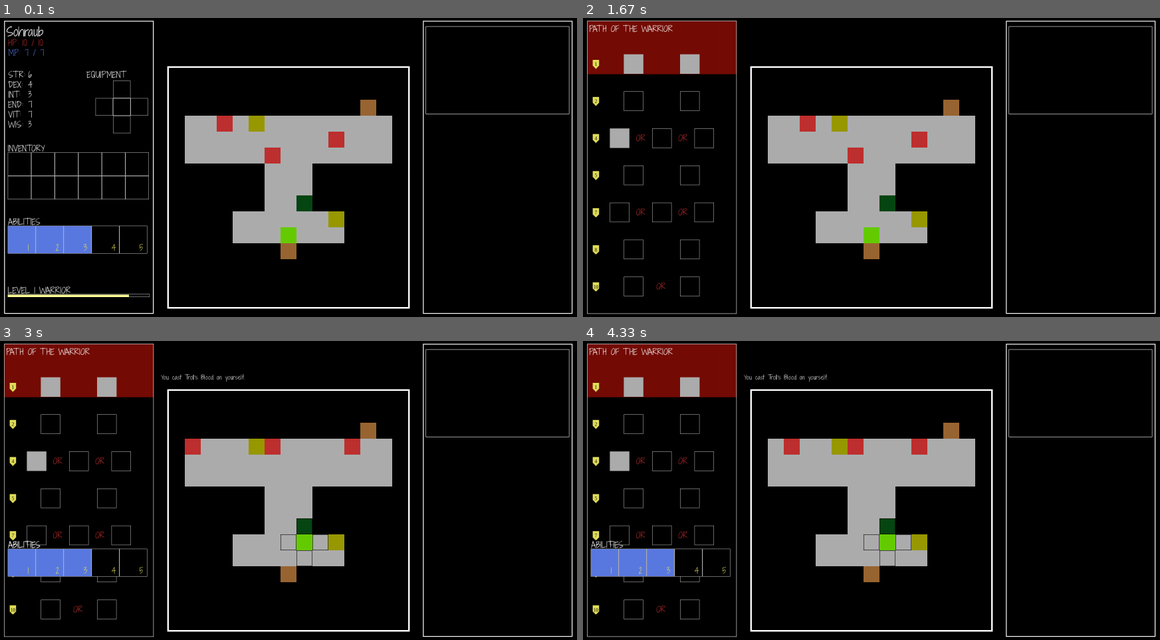
Above: before the commit, frames 1-4 (two rows, left to right).
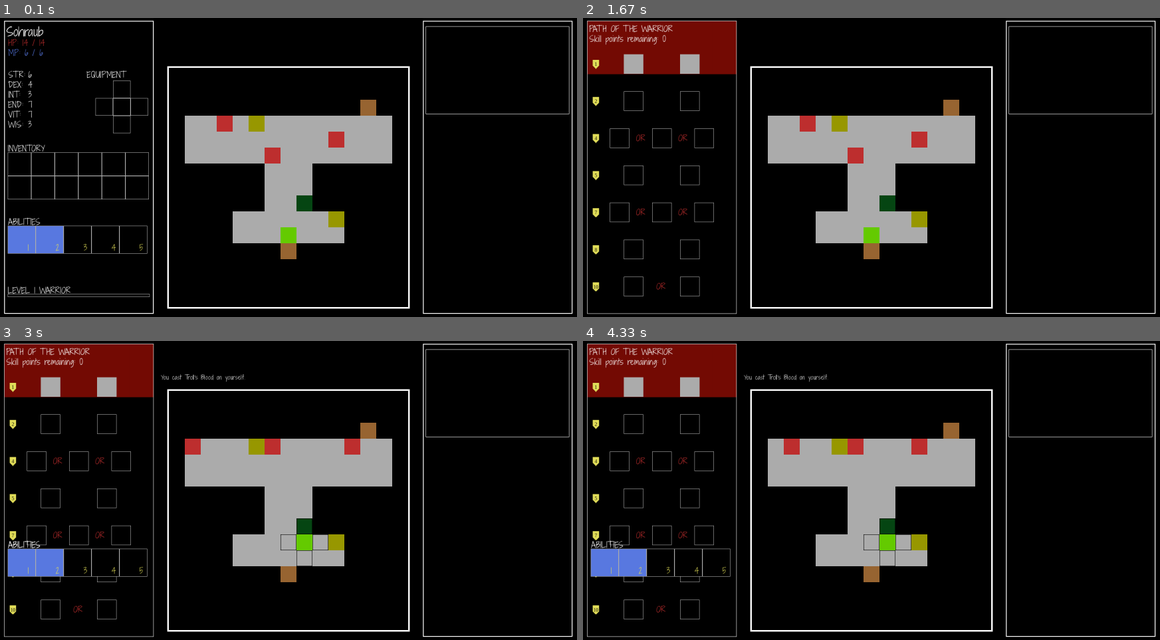
Above: after the commit, the same moments.

Repository: sohraub/untitled_pygame
Game: pygame game, started from main.py
The game is run twice, just before and just after one commit, with the same random seed, the same clock (stepped at 60 frames per second) and the same inputs.
Inputs (mouse positions are in pixels of both pictures, inside the frame that each line leads up to):
- Up to frame 1 (0.1 s): no input
- Up to frame 2 (1.67 s): tap 1 at 0.33 s; click (663, 167) at 0.72 s; tap T at 1 s; click (663, 167) at 1.38 s
- Up to frame 3 (3 s): hold Right 1.67-2.13 s; tap 2 at 1.82 s; click (305, 559) at 2.27 s; hold Up 2.5-2.85 s; tap 1 at 2.65 s; move the mouse to (103, 559) at 2.88 s
- Up to frame 4 (4.33 s): click (686, 559) at 3.07 s; hold Right 3.38-3.85 s; tap T at 3.53 s; hold Left from 3.88 s (still down); tap 1 at 4.03 s

The runs differ from the first frame. In frame 1, 0.7% of the frame differs, in the area x 1-23%, y 6-94%; in frame 2, 0.4%; in frame 3, 0.8%, in the area x 1-16%, y 5-79%; in frame 4, 0.8%.

Commit message:
skill tree is up and functional, still need to add logic for levelling up skills but that will be a new branch

Diff:
--- a/game.py
+++ b/game.py
@@ -110,7 +110,7 @@
         # Player.gain_experience() evaluates to True if the Player has leveled up. If so, the call the
         # handle_player_level_up method in the player panel.
         if player_leveled_up:
-            self.player_panel.level_up_points += 2
+            self.player_panel.level_up()
             self.console.update(f"{self.player.name} has reached level {self.player.level}.")
         self.player_panel.refresh_player_panel()
 
@@ -215,8 +215,12 @@
         if ability_index is None:
             ability_index = self.player_panel.get_tooltip_index(element='abilities')
         ability = self.player.active_abilities[ability_index]
-        if ability.turns_left > 0 or ability.mp_cost > self.player.mp[0]:
-            # This ability is still on cooldown or the player does not have enough mana, so do nothing
+        # Return False if the ability is still on cooldown or player doesn't have enough MP
+        if ability.turns_left > 0:
+            self.console.update('That ability is still on cooldown!')
+            return False
+        elif ability.mp_cost > self.player.mp[0]:
+            self.console.update('Not enough MP to use that ability!')
             return False
         targets = self.get_targets(ability)
         self.load_game_board()  # Refresh game board to get rid of targeting render
@@ -345,6 +349,12 @@
         # If a tooltip focus window is active, means a player has clicked on something that might have
         # a function when clicked.
         action_taken = False
+        if self.player_panel.skill_tree_displaying and self.player_panel.panel_rect.collidepoint(mouse_pos):
+            # If the skill tree is active and the mouse is on the player panel, then we assume that the player is
+            # trying to allocate skill points
+            self.player_panel.handle_skill_point_allocation()
+
+
         if self.player_panel.tooltip_focus is not None:
             # If the user has clicked on the inventory with the tooltip window active, we check if the mouse
             # is on the inventory, implying that an item was clicked.
--- a/game_elements/classes/warrior.py
+++ b/game_elements/classes/warrior.py
@@ -86,7 +86,7 @@
 leap_slam = Ability(name='Leap Slam', mp_cost=4,
                     description='Leap towards a targeted space, damaging and knocking back all adjacent enemies',
                     active=True, targeting_function=board_renderer.highlight_radius_with_splash_target,
-                    targeting_function_params={'radius': 4}, function=leap_slam_func, level=1, cooldown=10,
+                    targeting_function_params={'radius': 4}, function=leap_slam_func, level=0, cooldown=10,
                     save_target=True, multi_target=[(1, 0), (0, 1), (-1, 0), (0, -1)])
 
 
@@ -124,20 +124,23 @@
             'name': 'Leap Slam',
             'ability': leap_slam,
             'level_prereq': 4,
-            'skill_level': 1
+            'skill_level': 0,
+            'disabled': False
 
         },
         {
             'name': '',
             'ability': '',
             'level_prereq': 4,
-            'skill_level': 0
+            'skill_level': 0,
+            'disabled': False
         },
         {
             'name': '',
             'ability': '',
             'level_prereq': 4,
-            'skill_level': 0
+            'skill_level': 0,
+            'disabled': False
         }
     ],
     "passive_2": [
@@ -159,19 +162,22 @@
             'name': '',
             'ability': '',
             'level_prereq': 7,
-            'skill_level': 0
+            'skill_level': 0,
+            'disabled': False
         },
         {
             'name': '',
             'ability': '',
             'level_prereq': 7,
-            'skill_level': 0
+            'skill_level': 0,
+            'disabled': False
         },
         {
             'name': '',
             'ability': '',
             'level_prereq': 7,
-            'skill_level': 0
+            'skill_level': 0,
+            'disabled': False
         }
     ],
     "passive_3": [
@@ -193,13 +199,15 @@
             'name': '',
             'ability': '',
             'level_prereq': 10,
-            'skill_level': 0
+            'skill_level': 0,
+            'disabled': False
         },
         {
             'name': '',
             'ability': '',
             'level_prereq': 10,
-            'skill_level': 0
+            'skill_level': 0,
+            'disabled': False
         }
     ]
 }
@@ -214,7 +222,7 @@
         'vit': 7,
         'wis': 3
     },
-    'active_abilities': [copy.copy(x) for x in [heavy_strike, trolls_blood, leap_slam]],
-    'passive_abilities': [],
+    'hp': [14, 14],
+    'mp': [6, 6, 0],
     'skill_tree': SKILL_TREE
 }
--- a/game_elements/player.py
+++ b/game_elements/player.py
@@ -8,8 +8,8 @@
 
 
 class Player(Character):
-    def __init__(self, name='default', x=0, y=0, hp=None, mp=None, attributes=None, status=None, inventory=None,
-                 equipment=None, condition=None, active_abilities=None, passive_abilities=None, level=1,
+    def __init__(self, name='Sohraub', x=0, y=0, status=None, inventory=None,
+                 equipment=None, condition=None, level=1,
                  experience=None, profession="warrior", skill_tree=warrior_config['skill_tree']):
         """
         The Player object which will be the user's avatar as they navigate the world, an extension of the Character
@@ -34,7 +34,9 @@
         :off_rating: An int which represents the player's total offensive rating after factoring equipment bonuses
         :def_rating: Similar to off_rating, but for defense.
         """
-        super().__init__(name, x, y, hp, mp, attributes, status)
+        profession_config = profession_string_map[profession]
+        super().__init__(name, x, y, profession_config['hp'], profession_config['mp'],
+                         profession_config['starting_attributes'], status)
         self.inventory = inventory if inventory is not None else list()
         self.equipment = equipment if equipment is not None else {
             'head': None,
@@ -43,6 +45,7 @@
             'hands': None,
             'feet': None
         }
+        self.profession = profession
         self.off_rating = 0
         self.def_rating = 0
         self.update_off_def_ratings()
@@ -51,12 +54,12 @@
             'hungry': [100, 100, 0],
             'thirsty': [100, 100, 0]
         }
-        self.active_abilities = active_abilities if active_abilities is not None else list()
-        self.passive_abilities = passive_abilities if passive_abilities is not None else list()
+        self.active_abilities = list()
+        self.passive_abilities = list()
+        self.skill_tree = skill_tree
+        self.set_abilities_from_skill_tree()
         self.level = level
         self.experience = experience if experience is not None else [0, 20]
-        self.profession = profession
-        self.skill_tree = skill_tree
         self.fatigued = 0
         # Here we create a mapping for all of the basic movements, so that they can all be called from one function.
         # The keys in this dict are a tuple of (method, parameter), which are called together in the perform_movement()
@@ -263,6 +266,8 @@
         """
         exp_overflow = exp_gained - (self.experience[1] - self.experience[0])
         self.level += 1
+        self.hp[0] = self.hp[1]
+        self.mp[0] = self.mp[1]
         self.experience[1] = level_to_max_exp_map.get(self.level, 100000)
         if exp_overflow > self.experience[1]:  # Handles the case when a player can gain multiple levels from one kill.
             self.level_up(exp_overflow)
@@ -283,39 +288,14 @@
 
         return refresh_necessary
 
-
-def load_player_from_json(filename):
-    """Function to initialize a Player object from a JSON file."""
-    with open(filename, 'r') as f:
-        character = json.load(f)
-
-    profession = character.get('profession', 'warrior')
-    attributes = None
-    active_abilities = None
-    passive_abilities = None
-    if character.get('attributes', None) is None:
-        attributes = profession_string_map[profession]['starting_attributes']
-    if character.get('active_abilities', None) is None:
-        active_abilities = profession_string_map[profession]['active_abilities']
-    if character.get('passive_abilities', None) is None:
-        passive_abilities = profession_string_map[profession]['passive_abilities']
-
-    player = Player(
-        name=character.get('name', 'TEST'),
-        hp=character.get('hp', None),
-        mp=character.get('mp', None),
-        profession=profession,
-        active_abilities=active_abilities,
-        passive_abilities=passive_abilities,
-        attributes=attributes,
-        status=character.get('status', None),
-        condition=character.get('condition', None),
-        inventory=character.get('inventory', None),
-        equipment=character.get('equipment', None),
-        experience=character.get('experience', None)
-    )
-
-    return player
+    def set_abilities_from_skill_tree(self):
+        """Sets the players passive and active abilities based off the values in the skill tree dict."""
+        self.active_abilities = list()
+        for tree_level in self.skill_tree:
+            for ability_entry in self.skill_tree[tree_level]:
+                if ability_entry['skill_level'] > 0:
+                    if tree_level[:6] == 'active':
+                        self.active_abilities.append(ability_entry['ability'])
 
 
 level_to_max_exp_map = {
--- a/main.py
+++ b/main.py
@@ -3,7 +3,7 @@
 from game import Game
 from console import Console
 from game_elements.board import Board
-from game_elements.player import Player, load_player_from_json
+from game_elements.player import Player
 
 
 """
@@ -18,7 +18,7 @@
 
 def main_game():
     """Loads the main game."""
-    game = Game(console=Console(), player=load_player_from_json(".\\saves\\first.json"), board=Board(tier=1))
+    game = Game(console=Console(), player=Player(), board=Board(tier=1))
     run = True
     game.draw_window()
     game.console.refresh_console()
--- a/player_panel.py
+++ b/player_panel.py
@@ -98,7 +98,9 @@
 
     def refresh_abilities(self):
         """Refresh the displayed abilities."""
-        self.ability_tiles, _ = player_panel_renderer.draw_active_abilities(self.player_dict['active_abilities'], refresh=True)
+        self.ability_tiles, _ = player_panel_renderer.draw_active_abilities(self.player_dict['active_abilities'],
+                                                                            refresh=True,
+                                                                            skill_points=self.skill_tree.skill_points)
 
     def refresh_equipment(self):
         """Refresh the displayed inventory, as well as reset self.equipment_tiles base on occupied equipment slots."""
@@ -133,7 +135,7 @@
             # if self.conditions_rect.collidepoint(mouse_pos) and not self.tooltip_focus:
             #     self.handle_conditions_mouseover()
         if self.tooltip_focus is not None and not self.tooltip_focus.collidepoint(mouse_pos):
-            # This condition checks if an item info window is still displaying even if the mouse is no longer
+            # This condition checks if an info tooltip is still displaying even if the mouse is no longer
             # on that item, and if so, refreshes the inventory to get rid of the item info
             self.refresh_player_panel()
             self.tooltip_focus = None
@@ -283,11 +285,22 @@
 
         raise Exception('Incompatible element passed into get_tooltip_index() method of player_panel.')
 
+    def level_up(self):
+        self.level_up_points += 2
+        self.skill_tree.skill_points += 1
+
     def display_skill_tree(self):
         """
         Method that calls necessary rendering functions to display the player's skill tree in the player panel.
         """
         self.skill_tree_displaying = True
-        self.skill_tree.initialize_skill_tree(self.player_dict['active_abilities'],
-                                              self.player_dict['passive_abilities'], self.player_dict['profession'],
-                                              self.player_dict['skill_tree'], self.player_dict['level'])
+        self.skill_tree.render_skill_tree()
+
+    def handle_skill_point_allocation(self):
+        """
+        Calls methods to handle skill point allocation in SkillTreeController, and updates the players abilities
+        accordingly.
+        """
+        changes_made = self.skill_tree.allocate_skill_points()  # This function returns a boolean
+        if changes_made:
+            self.player.set_abilities_from_skill_tree()
--- a/rendering/player_panel_renderer.py
+++ b/rendering/player_panel_renderer.py
@@ -64,10 +64,11 @@
     return panel_rect
 
 
-def draw_active_abilities(abilities, refresh=False):
+def draw_active_abilities(abilities, refresh=False, skill_points=0):
     """
     Renders the player's active abilities. If the ability is on cooldown, fill it with a darker color and also
-    draw the number of turns left in the cooldown on the tile.
+    draw the number of turns left in the cooldown on the tile. If skill_points > 0, then draw a message telling
+    the player that they have skill points to spend.
     """
     abilities_rect = pg.Rect(ABILITIES_TOP_LEFT_X, ABILITIES_TOP_LEFT_Y, ABILITY_TILE_LENGTH * 5, ABILITY_TILE_LENGTH)
     if refresh:
@@ -88,6 +89,12 @@
         ability_number = FONT_20.render(str(i + 1), 1, colors.YELLOW)
         MAIN_WINDOW.blit(ability_number, (ABILITIES_TOP_LEFT_X + (1 + i) * ABILITY_TILE_LENGTH - 20,
                                           ABILITIES_TOP_LEFT_Y + ABILITY_TILE_LENGTH - 30))
+
+    if skill_points > 0:
+        skill_point_message = FONT_20.render(f"{skill_points} unspent skill point{'s' if skill_points > 1 else ''}, "
+                                             f"press T to allocate", 1,
+                                             colors.YELLOW)
+        MAIN_WINDOW.blit(skill_point_message, (ABILITIES_TOP_LEFT_X, ABILITIES_TOP_LEFT_Y + 1.1 * ABILITY_TILE_LENGTH))
 
     return ability_tiles, abilities_rect
 
@@ -497,7 +504,10 @@
         top_left_x = mouse_pos[0] - ITEM_TOOLTIP_LENGTH
     else:
         top_left_x = mouse_pos[0]
-    top_left_y = mouse_pos[1] - (1.5 * ITEM_TOOLTIP_HEIGHT)
+    if mouse_pos[1] > PANEL_TOP_LEFT_Y + int(SIDE_PANEL_HEIGHT / 2):
+        top_left_y = mouse_pos[1] - (1.5 * ITEM_TOOLTIP_HEIGHT)
+    else:
+        top_left_y = mouse_pos[1]
     window_body = ability['description'] + ['----', f'Level: {ability["level"]}', f'Cooldown: {ability["cooldown"]}',
                                             f'MP Cost: {ability["mp_cost"]}']
     if player_mp is not None:
--- a/rendering/skill_tree_renderer.py
+++ b/rendering/skill_tree_renderer.py
@@ -8,7 +8,7 @@
 
 
 
-def draw_skill_tree(active_abilities, passive_abilities, profession, skill_tree, player_level):
+def draw_skill_tree(active_abilities, passive_abilities, skill_tree, profession, player_level, skill_points):
     """
     Draws the character's skill tree in the player panel. Skill trees will be made of 7 layers, each layer alternating
     between active and passive skills. Extra rendering logic is added to the layers with active abilities after the
@@ -20,6 +20,7 @@
     TODO: Do we need the two above lists? Can all the info we need just be gleaned from the skill tree?
     :param profession: String, the Player's profession
     :param skill_tree: Nested dict of the Player's skill tree
+    :param skill_points: Int, number of skill points the player has to allocate
     :return: rect_map, a dict that has as keys the name of the tree level and index in the level, and it's value is the
              corresponding rect. E.g., the entry for the 2nd skill in the active_2 row would have the entry:
                 ('active_2', 1) : pg.Rect(...)
@@ -34,6 +35,8 @@
     # Render the title of the skill tree, PATH OF THE {profession}
     skill_tree_title = FONT_20.render(f'PATH OF THE {profession.upper()}', 1, colors.WHITE)
     MAIN_WINDOW.blit(skill_tree_title, (PANEL_TOP_LEFT_X + 5, PANEL_TOP_LEFT_Y + 5))
+    points_remaining = FONT_20.render(f'Skill points remaining: {skill_points}', 1, colors.WHITE)
+    MAIN_WINDOW.blit(points_remaining, (PANEL_TOP_LEFT_X + 5, PANEL_TOP_LEFT_Y + 30))
     rect_map = dict()
     for tree_level, level_name in enumerate(skill_tree):
         num_skills_in_row = len(skill_tree[level_name])
@@ -95,4 +98,9 @@
 
 
 def draw_ability_details_in_skill_tree(ability):
+    """
+    Draws tooltips in the skill tree displaying info for the ability currently being moused over. Position of the
+    window depends on the mouse location, e.g. if the mouse is on the top half of the screen, then display the window
+    downwards, or if the mouse is on the left side of the panel display the window to the right of the cursor, etc.
+    """
     draw_ability_details(ability.to_dict())
--- a/saves/first.json
+++ /dev/null
@@ -1,14 +0,0 @@
-{
-  "name": "Sohraub",
-  "move_speed": 1,
-  "hp": [10, 10],
-  "mp": [7, 7, 0],
-  "profession": "warrior",
-  "condition": {
-     "tired": [10, 10, 0],
-     "hungry": [10, 10, 0],
-     "thirsty": [10, 10, 0]
-   },
-   "inventory": [],
-   "experience": [19, 20]
-}
--- a/skill_tree.py
+++ b/skill_tree.py
@@ -9,23 +9,76 @@
 
 class SkillTreeController:
     def __init__(self, skill_tree, profession, level, active_abilities, passive_abilities):
+        """
+        Class that handles all things skill tree, from allocating new points to displaying mouse-over info. Is saved
+        as an attribute to the PlayerPanel, so that the panel can act as an intermediary that reads any changes made
+        to the skill tree and applies it to the Player. Thus this class has no writing access to the Player class.
+        This class only head read access to Player attributes which are stored as dicts.
+        :param skill_tree: The player's full skill tree dict.
+        :param profession: The player's profession.
+        :param level: The player's current level.
+        :param active_abilities: List of the player's active abilities
+        :param passive_abilities: List of the player's passive abilities
+
+        In addition to the above, the following attributes are set at initialization:
+        :skill_rect_map: A dict containing key-value pairs of each ability and their respective rects as follows:
+                            (tree_level, index_in_level): Rect(),
+                         where tree_level is the level the ability appears in the skill tree, and index_in_level is
+                         the array index of the ability in that tree level.
+        :skill_points: Initialized to 0, the player gains 1 point every level-up. These points are used to allocate new
+                       skills or skill levels in the tree.
+        :tooltip_focus: Analogous to the same-named attribute in the player panel, this is initialized to None and is
+                        re-assigned whenever an ability in the skill tree is moused over to the rect of that ability,
+                        and set back to None when it is no longer being moused over.
+        """
         self.skill_tree = skill_tree
         self.profession = profession
         self.level = level
         self.active_abilities = active_abilities
         self.passive_abilities = passive_abilities
         self.skill_rect_map = dict()
-        self.level_up_points = 0
+        self.skill_points = 0
+        self.tooltip_focus = None
+        # self.initialize_skill_tree()
 
-    def initialize_skill_tree(self, active_abilities, passive_abilities, skill_tree, profession, player_level):
+    def render_skill_tree(self):
         """Calls the function to render the skill tree."""
-        self.skill_rect_map = skill_tree_renderer.draw_skill_tree(active_abilities, passive_abilities, skill_tree,
-                                                                  profession, player_level)
+        self.skill_rect_map = skill_tree_renderer.draw_skill_tree(self.active_abilities, self.passive_abilities,
+                                                                  self.skill_tree, self.profession, self.level,
+                                                                  self.skill_points)
 
     def handle_skill_tree_mouseover(self, skill_tree):
+        """Calls function to display skill info tooltips on mouse-over"""
         mouse_pos = pg.mouse.get_pos()
-        for key, rect in self.skill_rect_map.items():
-            if rect.collidepoint(mouse_pos):
-                # Todo: this condition is only while skill trees still have blank entries
-                if skill_tree[key[0]][key[1]]['ability'] != '':
-                    skill_tree_renderer.draw_ability_details_in_skill_tree(skill_tree[key[0]][key[1]]['ability'])
+        if self.tooltip_focus is not None and not self.tooltip_focus.collidepoint(mouse_pos):
+            self.render_skill_tree()
+            self.tooltip_focus = None
+
+        if self.tooltip_focus is None:
+            for key, rect in self.skill_rect_map.items():
+                if rect.collidepoint(mouse_pos):
+                    # Todo: this condition is only while skill trees still have blank entries
+                    if skill_tree[key[0]][key[1]]['ability'] != '':
+                        skill_tree_renderer.draw_ability_details_in_skill_tree(skill_tree[key[0]][key[1]]['ability'])
+                    self.tooltip_focus = rect
+
+    def allocate_skill_points(self):
+        """
+        Allocates skill points to the skill being moused over, if any, and only if the player has skill points to
+        spend and the skill is not already at max level.
+        """
+        if self.tooltip_focus is None or self.skill_points == 0:
+            return False
+        ability = None
+        for (tree_level, index), value in self.skill_rect_map.items():
+            if value == self.tooltip_focus:
+                ability = self.skill_tree[tree_level][index]
+                break
+        if ability['skill_level'] < 3:
+            # Also check that player meets the level requirement and the ability hasn't been disabled
+            if self.level >= ability['level_prereq'] and not ability.get('disabled', False):
+                ability['skill_level'] += 1
+                self.skill_points -= 1
+                self.render_skill_tree()
+                return True
+        return False
